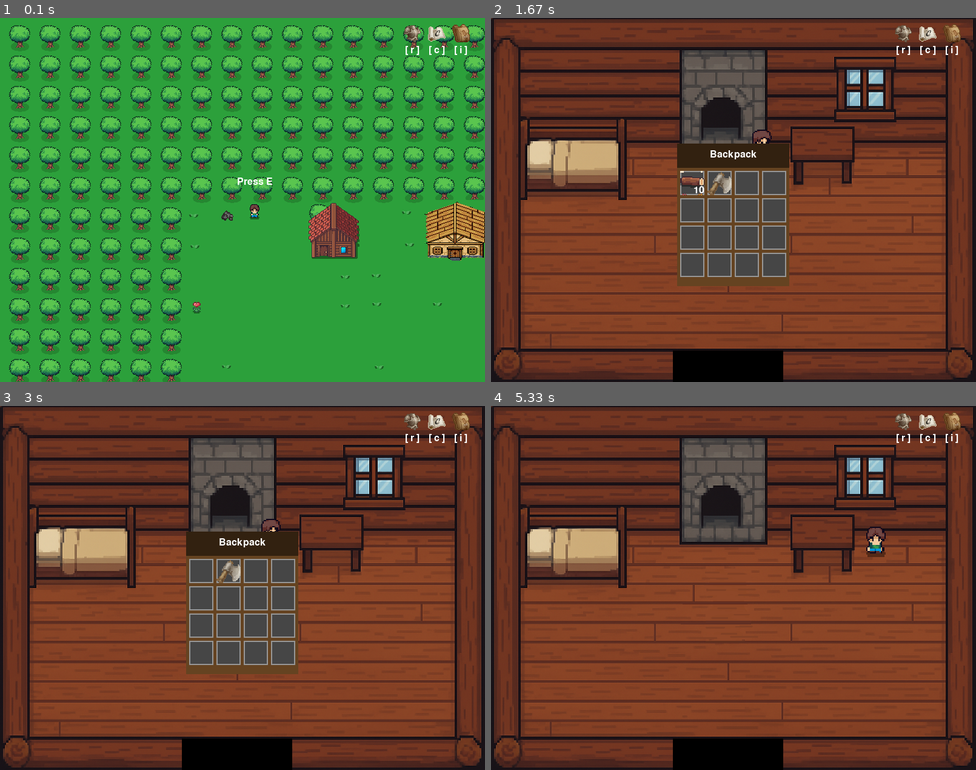
Above: before the commit, frames 1-4 (two rows, left to right).
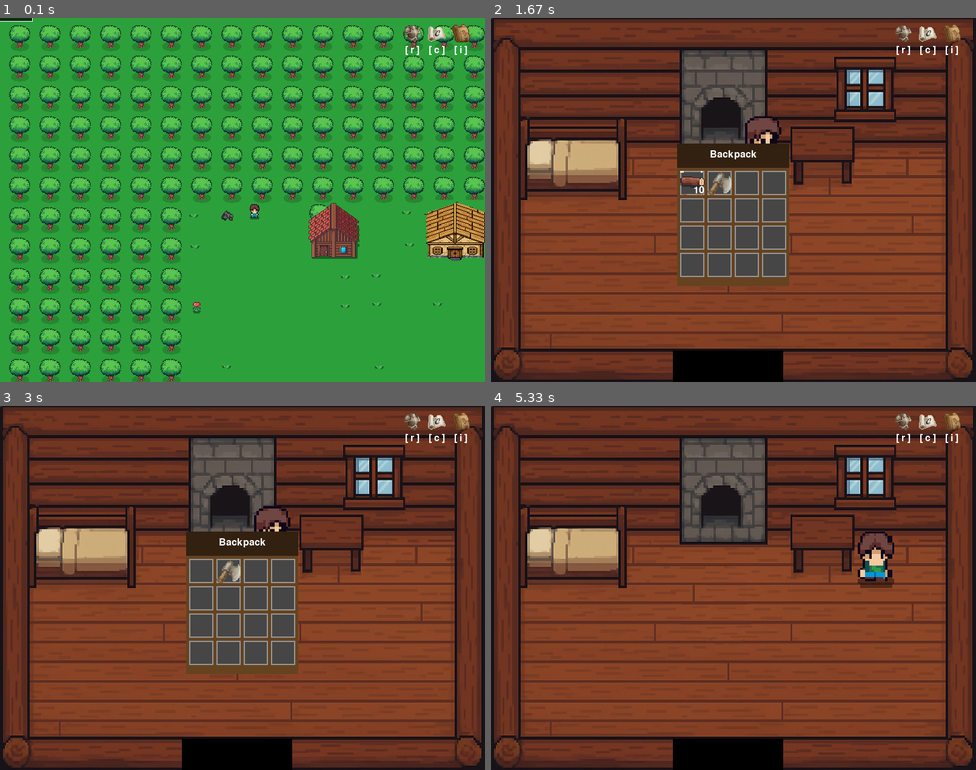
Above: after the commit, the same moments.

Repository: Woodmatthewj522/2DPyGame1
Game: pygame game, started from PythonApplication1/PythonApplication1.py
Same seed, same stepped clock (60 frames per second), same inputs: the game is played once before the commit and once after it.
Inputs (mouse positions are in pixels of both pictures, inside the frame that each line leads up to):
- Up to frame 1 (0.1 s): no input
- Up to frame 2 (1.67 s): hold D 0.33-0.8 s; tap E at 0.83 s; hold W 1.17-1.47 s; move the mouse to (733, 221) at 1.2 s; hold D from 1.5 s (still down); move the mouse to (782, 280) at 1.53 s; tap I at 1.65 s
- Up to frame 3 (3 s): release D at 1.97 s; hold A 2-2.53 s; tap C at 2.15 s; click "Craft Pickaxe" at 2.62 s; tap I at 2.97 s
- Up to frame 4 (5.33 s): click (718, 569) at 3.28 s; tap I at 3.63, 3.93, 4.15 s; hold W 4-4.37 s; hold D 4.4-5.03 s; move the mouse to (665, 511) at 4.43 s; tap C at 4.55 s; hold S from 5.07 s (still down); move the mouse to (830, 558) at 5.1 s

The runs differ from the first frame. In frame 1, 0.1% of the frame differs, in the area x 0-57%, y 0-46%; in frame 2, 0.4%; in frame 3, 0.3%; in frame 4, 1.0%, in the area x 75-84%, y 33-50%.

Commit message:
indoor collider changes

Diff:
--- a/PythonApplication1/PythonApplication1.py
+++ b/PythonApplication1/PythonApplication1.py
@@ -1,4 +1,5 @@
 # -*- coding: utf-8 -*-
+from code import interact
 import os
 import random
 import sys
@@ -16,6 +17,10 @@
 ICON_SIZE = 30
 CHOPPING_DURATION = 3000
 RESPAWN_TIME = 1500
+# Player constants
+PLAYER_SIZE = 40
+PLAYER_SIZE_INDOOR = 80
+
 
 # Inventory GUI constants
 INVENTORY_SLOT_SIZE = 40
@@ -96,9 +101,11 @@
 stone_rects = []
 chopped_trees = {}
 chopped_stones = {}
+picked_flowers = {}
 indoor_colliders = []
 flower_tiles = []
 leaf_tiles = []
+
 
 # Crafting button rects
 axe_button_rect = None
@@ -186,6 +193,7 @@
     axe_item = Item("Axe", axe_image, category="Weapon")
     pickaxe_item = Item("Pickaxe", pickaxe_image, category="Weapon")
     stone_item = Item("Stone", stone_image)
+    flower_item = Item("Flower", flower_images[0])
 
     assets = {
         "grass": grass_image,
@@ -207,7 +215,8 @@
         "axe_item": axe_item,
         "pickaxe_item": pickaxe_item,
         "stone_item": stone_item,
-        "stone_img": stone_image
+        "stone_img": stone_image,
+        "flower_item": flower_item,
     }
     return assets
 
@@ -241,7 +250,7 @@
 def setup_indoor_colliders():
     global indoor_colliders
     indoor_colliders[:] = [
-        pygame.Rect(0, 0, WIDTH, 10),           # top
+        pygame.Rect(0, 0, WIDTH, 100),           # top
         pygame.Rect(0, HEIGHT-10, WIDTH, 10),   # bottom
         pygame.Rect(0, 0, 10, HEIGHT),          # left
         pygame.Rect(WIDTH-10, 0, 10, HEIGHT)    # right
@@ -402,38 +411,73 @@
     if house_list:
         screen.blit(assets["house"], (house_list[0].x - map_offset_x, house_list[0].y - map_offset_y))
         screen.blit(assets["house1"], (house_list[1].x - map_offset_x, house_list[1].y - map_offset_y))
-
-def draw_prompt(screen, font):
-    """Draws the 'Press E' prompt when a player is near an interactive object."""
-    show_e = False
+def draw_tooltip(screen, font, text, pos):
+    padding = 6
+    text_surface = font.render(text, True, (255, 255, 255))
+    rect = text_surface.get_rect()
+    rect.midbottom = (pos[0] + 15, pos[1] - 5)  # Offset above object
+
+    # Background with alpha
+    bg_surf = pygame.Surface((rect.width + 2*padding, rect.height + 2*padding), pygame.SRCALPHA)
+    bg_surf.fill((0, 0, 0, 180))
+    pygame.draw.rect(bg_surf, (255, 255, 255), bg_surf.get_rect(), 1)
+
+    screen.blit(bg_surf, (rect.x - padding, rect.y - padding))
+    screen.blit(text_surface, rect)
+
+def draw_tooltip_for_nearby_objects(screen, font):
+    """Draw a tooltip if the player is near a house, or if the mouse is over interactive objects."""
+    tooltip_text = None
+    tooltip_pos = None
+    mouse_pos = pygame.mouse.get_pos()
     player_world_rect = get_player_world_rect()
-    # Check houses
+
     if current_level == "world":
-        if check_house_entry(player_world_rect.inflate(20, 20)) is not None:
-            show_e = True
-        else:
-            # Check trees
+        # --- Houses: always show tooltip if near ---
+        house_index = check_house_entry(player_world_rect)
+        if house_index is not None:
+            house_screen = world_to_screen_rect(house_list[house_index])
+            tooltip_text = "Enter [e]"
+            tooltip_pos = (house_screen.x, house_screen.y)
+
+        # --- Flowers: show only on mouse hover ---
+        if tooltip_text is None:
+            for fx, fy, idx in flower_tiles:
+                flower_rect = pygame.Rect(fx - map_offset_x, fy - map_offset_y, 30, 30)
+                if flower_rect.collidepoint(mouse_pos):
+                    tooltip_text = "Flower [e]"
+                    tooltip_pos = (fx - map_offset_x, fy - map_offset_y)
+                    break
+
+        # --- Trees: show only on mouse hover ---
+        if tooltip_text is None:
             for tree in tree_rects:
-                if player_world_rect.colliderect(tree.inflate(20, 20)):
-                    show_e = True
+                tree_screen = world_to_screen_rect(tree)
+                if tree_screen.collidepoint(mouse_pos):
+                    tooltip_text = "Tree [e]"
+                    tooltip_pos = (tree_screen.x, tree_screen.y)
                     break
-            # Check stones
-            if not show_e:
-                for stone in stone_rects:
-                    if player_world_rect.colliderect(stone.inflate(20, 20)):
-                        show_e = True
-                        break
+
+        # --- Stones: show only on mouse hover ---
+        if tooltip_text is None:
+            for stone in stone_rects:
+                stone_screen = world_to_screen_rect(stone)
+                if stone_screen.collidepoint(mouse_pos):
+                    tooltip_text = "Stone [e]"
+                    tooltip_pos = (stone_screen.x, stone_screen.y)
+                    break
+
     else:
+        # Inside house -> Exit door, always show if near
         door_zone = pygame.Rect(WIDTH // 2 - 40, HEIGHT - 100, 80, 80)
-        # player_pos is screen rect
-        if door_zone.colliderect(player_pos.inflate(PLAYER_SIZE * 2, PLAYER_SIZE * 2)):
-            show_e = True
-
-    if show_e and not is_chopping and not is_mining:
-        # show prompt above player (screen coords)
-        text = font.render("Press E", True, (255, 255, 255))
-        text_rect = text.get_rect(centerx=player_pos.centerx, centery=player_pos.y - 30)
-        screen.blit(text, text_rect)
+        if player_pos.colliderect(door_zone):
+            tooltip_text = "Exit [e]"
+            tooltip_pos = door_zone.topleft
+
+    if tooltip_text and tooltip_pos:
+        draw_tooltip(screen, font, tooltip_text, tooltip_pos)
+
+
 
 def draw_inventory(screen, assets):
     """Draws the inventory GUI."""
@@ -635,7 +679,7 @@
     house_list.extend([house_rect_1, house_rect_2])
 
     indoor_colliders[:] = [
-        pygame.Rect(0, 0, WIDTH, 10),     # top wall
+        pygame.Rect(0, 0, WIDTH, 100),     # top wall
         pygame.Rect(0, HEIGHT-10, WIDTH, 10), # bottom wall
         pygame.Rect(0, 0, 10, HEIGHT),       # left wall
         pygame.Rect(WIDTH-10, 0, 10, HEIGHT)  # right wall
@@ -653,7 +697,7 @@
     global is_chopping, chopping_timer, chopping_target_tree, is_swinging
     global is_crafting, crafting_timer, item_to_craft
     global is_mining, mining_timer, mining_target_stone
-    global player_pos, indoor_colliders, PLAYER_SIZE
+    global player_pos
 
     # --- Initialize ---
     screen, clock = init()
@@ -666,7 +710,7 @@
     HOUSE_SPAWN_OFFSET_Y = -52
 
     # Store a larger player size for indoors
-    PLAYER_SIZE_INDOOR = 80
+    PLAYER_SIZE_INDOOR = 150
 
     while True:
         dt = clock.tick(60)
@@ -731,6 +775,16 @@
                                         mining_timer = 0
                                         current_direction = "idle"
                                         break
+
+                            # --- PRIORITY 4: Pick Flowers ---
+                            for fx, fy, idx in list(flower_tiles):
+                                flower_rect = pygame.Rect(fx, fy, 30, 30)  # match the drawn flower size
+                                if player_world_rect.colliderect(flower_rect.inflate(10, 10)):
+                                    add_item_to_inventory(assets["flower_item"])
+                                    flower_tiles.remove((fx, fy, idx))
+                                    print("Picked a flower!")
+                                    break
+
                             else:
                                 print("You need an Axe to chop trees or a Pickaxe to mine stone!")
                     else:
@@ -925,7 +979,8 @@
             screen.blit(scaled_frame, player_pos)
 
         draw_hud(screen, assets)
-        draw_prompt(screen, assets["small_font"])
+        draw_tooltip_for_nearby_objects(screen, assets["small_font"])
+
 
         # Draw UI panels
         if show_inventory:
